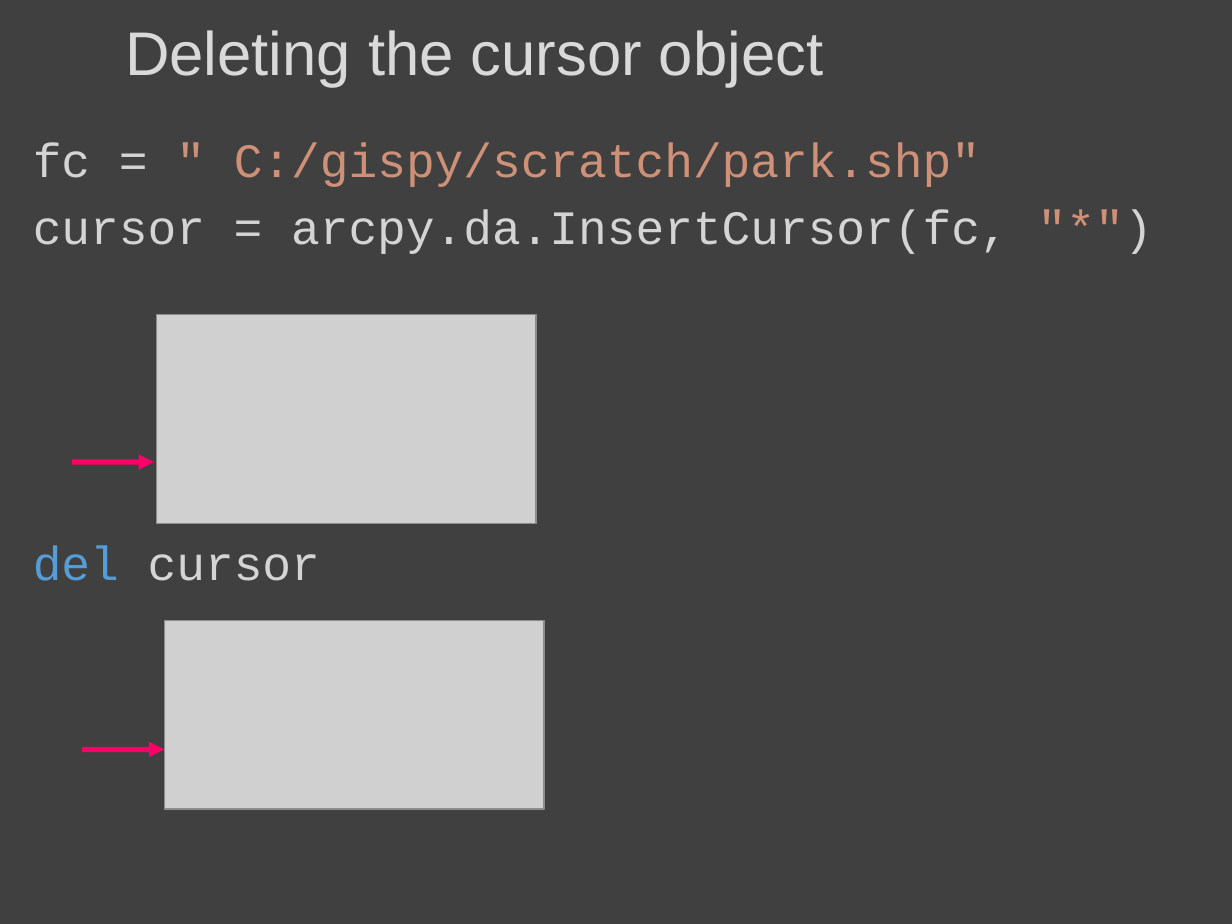
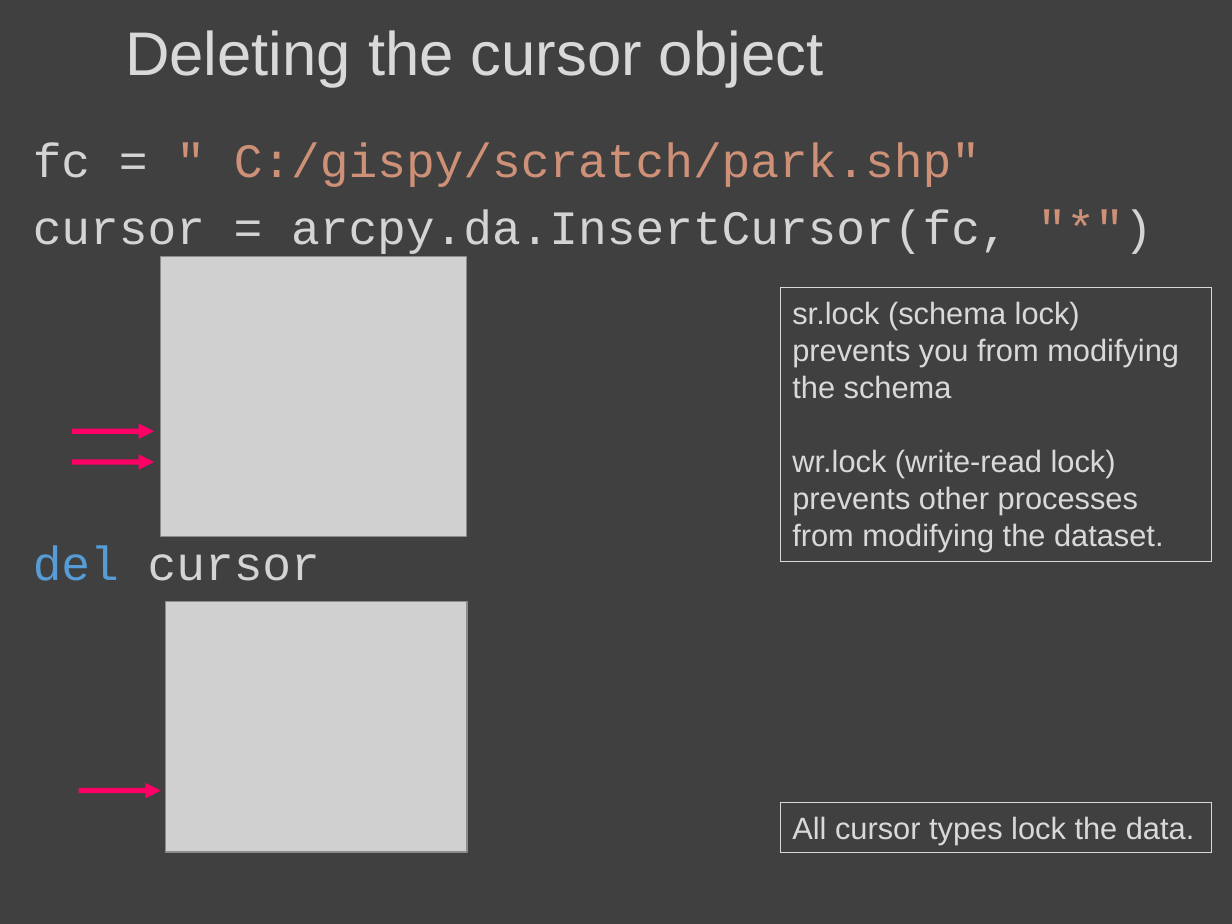
Before and after one commit to lgtateos/gis540, a slide deck: slide 91 of slides/cursors.pptx (slide 88 before the commit). Drawn at 1232x924 pixels with LibreOffice and Linux fonts; fonts in the diff are those of the drawing; grey boxes stand for pictures. Boxes give left, top, right and bottom in pixels: in the first picture for what was removed or moved away, otherwise in the second. Text is boxed around its words. In the diff, an @@ line names an element or a change of style, - is before the commit and + after.

```diff
--- a/slides/cursors.pptx
+++ b/slides/cursors.pptx
@@ picture: place and size @@
-picture at (156,314,536,524)
+picture at (161,256,467,536)
@@ rectangle added at (780,287,1211,561), fill #404040, outline #D9D9D9 0.75 pt, 18 pt, text #D9D9D9 @@
+sr.lock (schema lock) prevents you from modifying the schema
+wr.lock (write-read lock) prevents other processes from modifying the dataset.
@@ arrow added from (71, 431) to (154, 431), #FF0066 3 pt @@
@@ picture: place and size @@
-picture at (164,621,543,809)
+picture at (165,601,467,851)
@@ arrow moved from (83, 749) - (164, 749) to (79, 791) - (161, 791) @@
@@ rectangle added at (780,802,1211,851), fill #404040, outline #D9D9D9 0.75 pt, 18 pt, text #D9D9D9 @@
+All cursor types lock the data.
```
Also in this commit, not shown: 12 other slides changed, 9 slides added, 3 slides removed.
